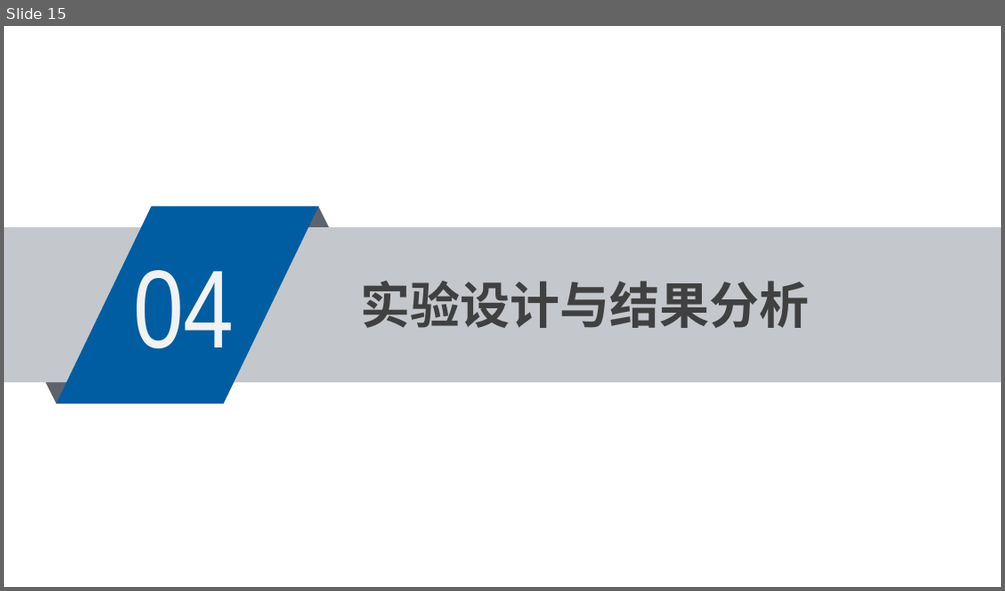
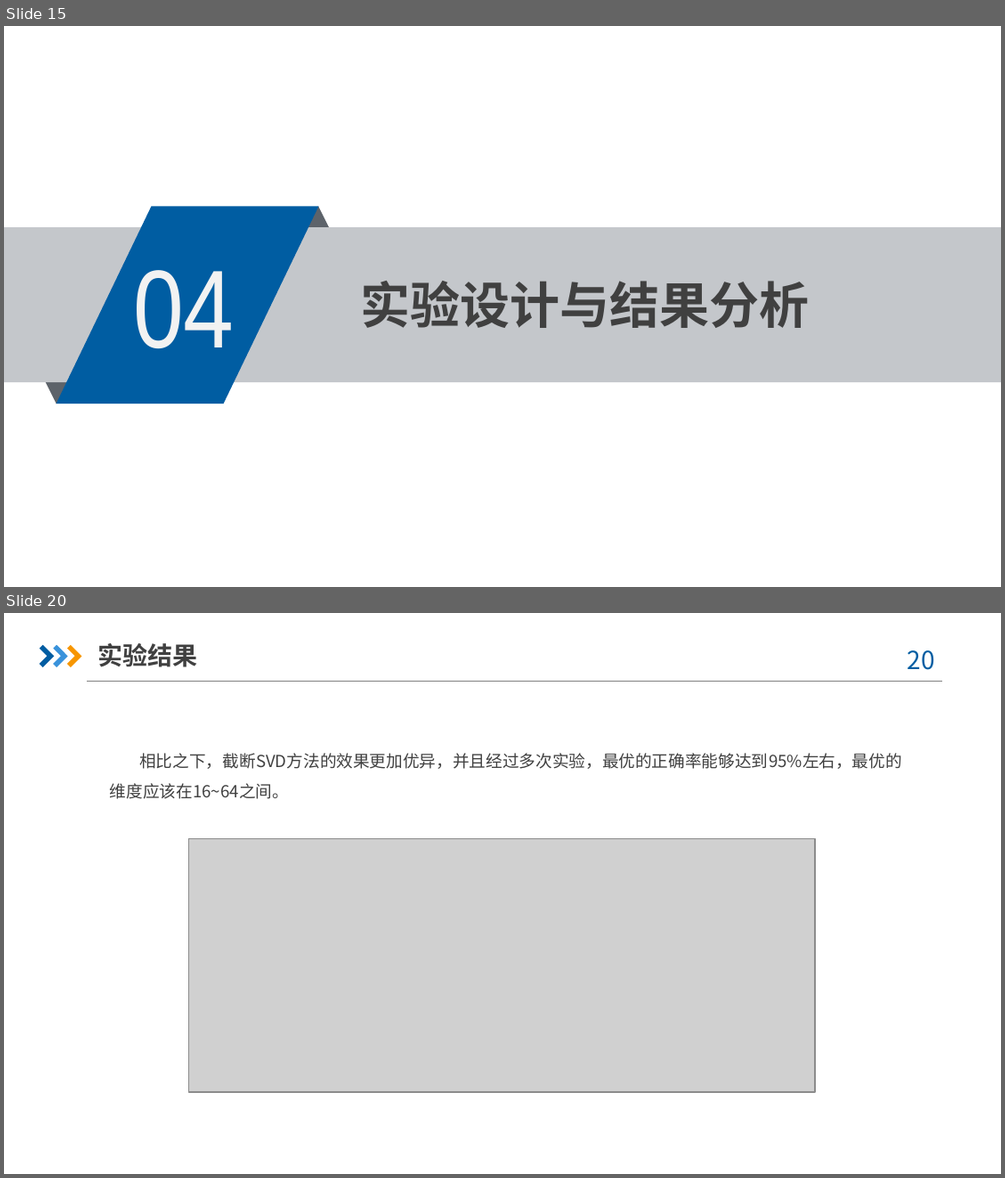
Before and after one commit to JT-Wong/course_homework, a slide deck: 数据科学基础/数据降维方法.pptx. Shown one above the other, each under a label of ours: slide 15 before the commit, slides 15 and 20 after it; the slides between them are not shown. The pictures are 1005x591 and 1005x1178 pixels, drawn with LibreOffice and Linux fonts; fonts in the diff are those of the drawing; grey boxes stand for pictures; background and template pictures are left out. Boxes give left, top, right and bottom in pixels: in the first picture for what was removed or moved away, otherwise in the second. Text is boxed around its words. In the diff, an @@ line names an element or a change of style, - is before the commit and + after.

```diff
--- a/数据科学基础/数据降维方法.pptx
+++ b/数据科学基础/数据降维方法.pptx
@@ slide 20 added at (4,613,1001,1174), background picture (left out) @@
@@ freeform shape added at (39,645,54,668), fill #005DA2 @@
@@ freeform shape added at (53,645,68,668), fill #3992DB @@
@@ freeform shape added at (67,645,81,668), fill #F79600 @@
@@ text added at (97,643,197,667), 18 pt, text #404040, bold @@
+实验结果
@@ page number added at (907,650,935,670), 18 pt, text #005DA2 @@
+20
@@ line added from (87, 681) to (942, 681), #808080 0.75 pt @@
@@ text added at (110,753,902,799), 12 pt, text #404040 @@
+相比之下，截断SVD方法的效果更加优异，并且经过多次实验，最优的正确率能够达到95%左右，最优的维度应该在16~64之间。
@@ picture added at (188,838,815,1092) @@
```
Also in this commit, not shown: 6 slides changed, 2 other slides added, 11 other files.
